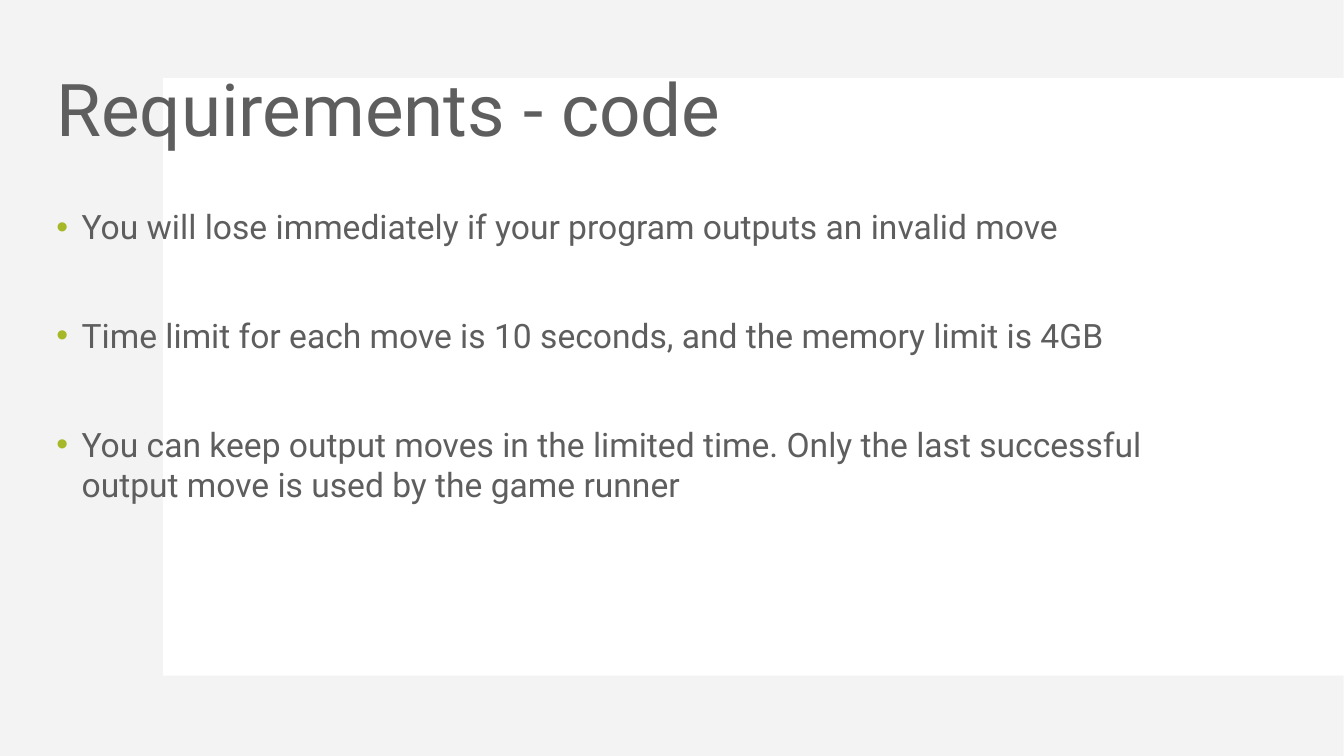
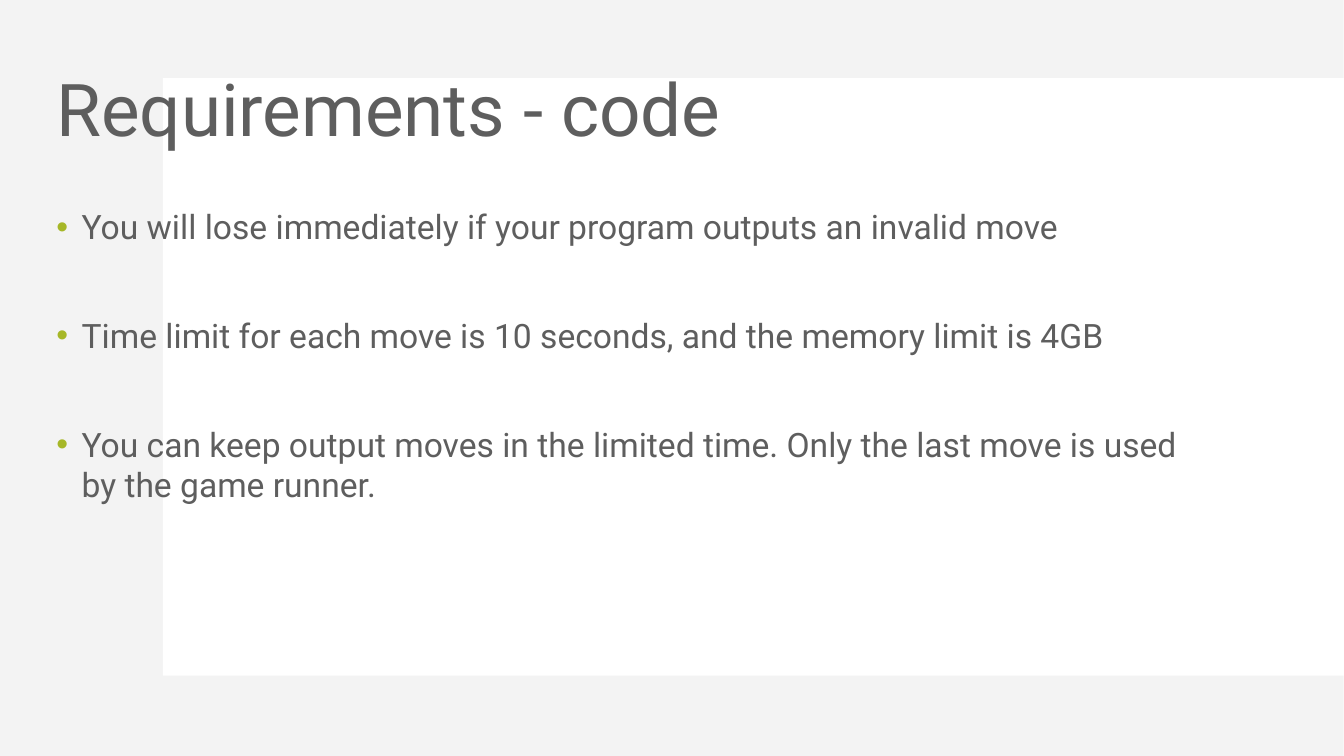
Before and after one commit to KohakuBlueleaf/MiniChess, a slide deck: slide 74 of document/Mini Project 3 introduction.pptx. Drawn at 1344x756 pixels with LibreOffice and Linux fonts; fonts in the diff are those of the drawing. Boxes give left, top, right and bottom in pixels: in the first picture for what was removed or moved away, otherwise in the second. Text is boxed around its words. In the diff, an @@ line names an element or a change of style, - is before the commit and + after.

```diff
--- a/document/Mini Project 3 introduction.pptx
+++ b/document/Mini Project 3 introduction.pptx
@@ text at (82, 432, 1177, 504): text changed @@
-• You can keep output moves in the limited time. Only the last successful output move is used by the game runner
+• You can keep output moves in the limited time. Only the last move is used by the game runner.
```
Also in this commit, not shown: 3 other slides changed, 1 slide added, 1 other file.
